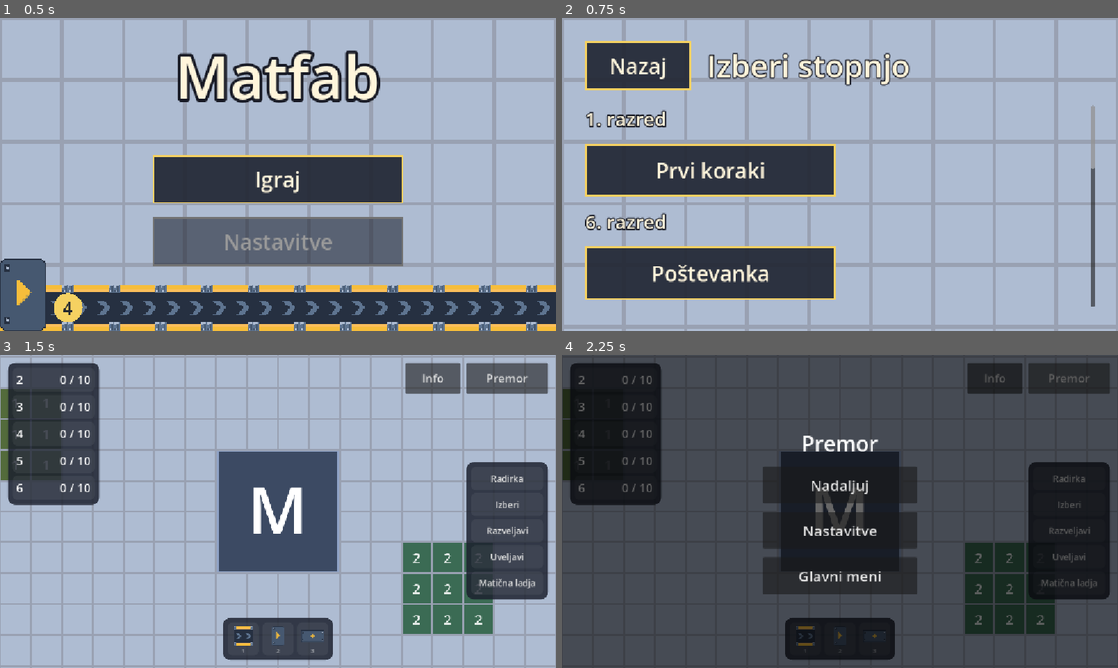
Above: before the commit, frames 1-4 (two rows, left to right).
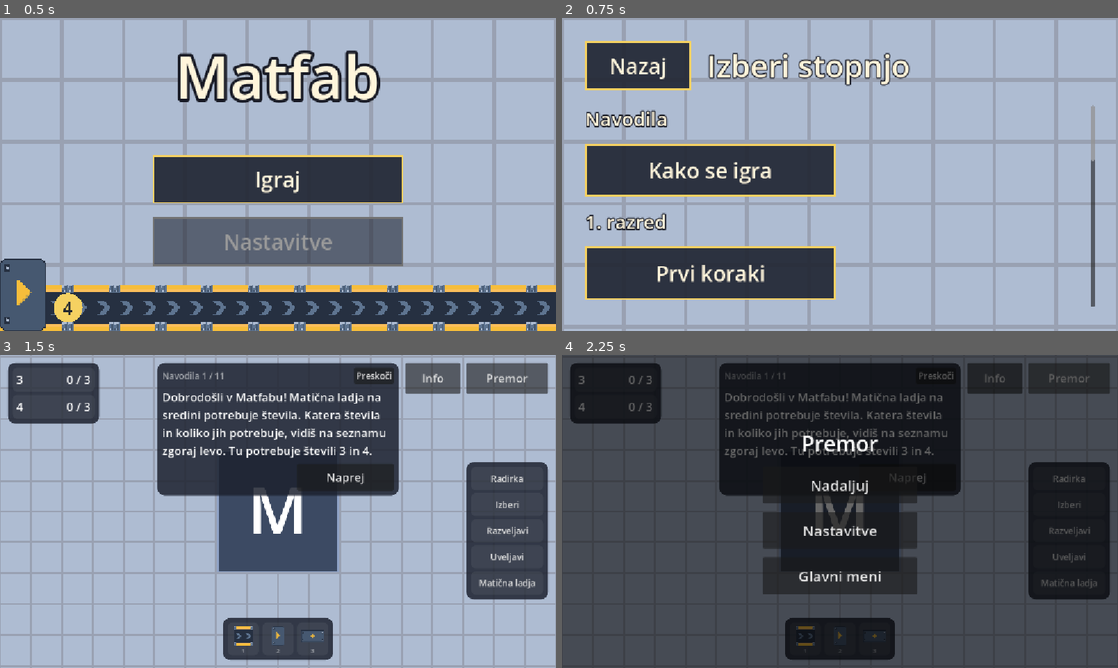
Above: after the commit, the same moments.

Repository: Maksim3l/MatFab
Game: Godot game, scene res://ui/main_menu.tscn
The game is run twice, just before and just after one commit, with the same random seed, the same clock (stepped at 60 frames per second) and the same inputs.
Inputs (mouse positions are in pixels of both pictures, inside the frame that each line leads up to):
- Up to frame 1 (0.5 s): no input
- Up to frame 2 (0.75 s): click "Igraj" at 0.5 s
- Up to frame 3 (1.5 s): click (150, 508) at 1.25 s, where only the run after the commit has a clickable "Kako se igra"
- Up to frame 4 (2.25 s): click "Premor" at 2 s

Frame 1 is identical in both runs. In frame 2, 2.0% of the frame differs, in the area x 4-96%, y 29-85%; in frame 3, 27%, in the area x 0-89%, y 2-90%; in frame 4, 22%.

Commit message:
Data: Add Kako se igra tutorial level under Navodila
Co-Authored-By: Claude Opus 5.5 <noreply@anthropic.com>

Diff:
--- /dev/null
+++ b/data/levels/r0_01.tres
@@ -0,0 +1,92 @@
+[gd_resource type="Resource" script_class="LevelDef" format=3]
+
+[ext_resource type="Script" path="res://data/schema/building_def.gd" id="1_building"]
+[ext_resource type="Resource" path="res://data/blocks/conveyor.tres" id="2_conveyor"]
+[ext_resource type="Resource" path="res://data/blocks/miner.tres" id="3_miner"]
+[ext_resource type="Resource" path="res://data/blocks/sum.tres" id="4_sum"]
+[ext_resource type="Script" path="res://data/schema/ore_patch.gd" id="5_ore"]
+[ext_resource type="Script" path="res://data/schema/tutorial_step.gd" id="6_step"]
+[ext_resource type="Script" path="res://data/schema/level_def.gd" id="7_level"]
+
+[sub_resource type="Resource" id="Resource_ore1"]
+script = ExtResource("5_ore")
+cell = Vector2i(-2, 9)
+
+[sub_resource type="Resource" id="Resource_ore2"]
+script = ExtResource("5_ore")
+value = 2
+cell = Vector2i(1, 9)
+
+[sub_resource type="Resource" id="TutorialStep_01"]
+script = ExtResource("6_step")
+text = "Dobrodošli v Matfabu! Matična ladja na sredini potrebuje števila. Katera števila in koliko jih potrebuje, vidiš na seznamu zgoraj levo. Tu potrebuje števili 3 in 4."
+
+[sub_resource type="Resource" id="TutorialStep_02"]
+script = ExtResource("6_step")
+text = "Pod ladjo sta rudi s številoma 1 in 2. Najprej potrebuješ rudarja. Tapni ga v vrstici spodaj ali pritisni tipko 2."
+goal = 1
+block = ExtResource("3_miner")
+
+[sub_resource type="Resource" id="TutorialStep_03"]
+script = ExtResource("6_step")
+text = "Postavi enega rudarja na rudo s številom 1 in drugega tik ob njem na rudo s številom 2. Rudar koplje število, na katerem stoji, in ga pošlje navzgor. Namig: če želiš rudarja zasukati, ga ponovno tapni v vrstici spodaj in nato pritisni Zasukaj."
+goal = 2
+block = ExtResource("3_miner")
+amount = 2
+
+[sub_resource type="Resource" id="TutorialStep_04"]
+script = ExtResource("6_step")
+text = "Ladja potrebuje 3, rudarja pa kopljeta 1 in 2. Števili moraš sešteti: 1 + 2 = 3."
+
+[sub_resource type="Resource" id="TutorialStep_05"]
+script = ExtResource("6_step")
+text = "Izberi seštevalnik. Tapni ga v vrstici spodaj ali pritisni tipko 3."
+goal = 1
+block = ExtResource("4_sum")
+
+[sub_resource type="Resource" id="TutorialStep_06"]
+script = ExtResource("6_step")
+text = "Seštevalnik postavi tik nad oba rudarja, da vsak rudar pošlje svoje število v en vhod seštevalnika."
+goal = 2
+block = ExtResource("4_sum")
+
+[sub_resource type="Resource" id="TutorialStep_07"]
+script = ExtResource("6_step")
+text = "Zdaj izberi tekoči trak. Tapni ga v vrstici spodaj ali pritisni tipko 1."
+goal = 1
+block = ExtResource("2_conveyor")
+
+[sub_resource type="Resource" id="TutorialStep_08"]
+script = ExtResource("6_step")
+text = "S prstom povleci trak od seštevalnika navzgor do matične ladje. Trak nosi števila v smeri, v katero vlečeš."
+goal = 2
+block = ExtResource("2_conveyor")
+amount = 3
+
+[sub_resource type="Resource" id="TutorialStep_09"]
+script = ExtResource("6_step")
+text = "Počakaj, da prvo število 3 prispe do ladje."
+goal = 3
+
+[sub_resource type="Resource" id="TutorialStep_10"]
+script = ExtResource("6_step")
+text = "Bravo! Ladja potrebuje še število 4, to je 2 + 2. Postavi dva rudarja drug ob drugem na rudo s številom 2, nad njiju drug seštevalnik, izhod pa s trakom poveži z ladjo."
+goal = 2
+block = ExtResource("4_sum")
+amount = 2
+
+[sub_resource type="Resource" id="TutorialStep_11"]
+script = ExtResource("6_step")
+text = "Odlično, zdaj znaš igrati! Zberi vse trojke in štirice. Če pozabiš, kaj dela kakšen blok, tapni Info zgoraj desno."
+
+[resource]
+script = ExtResource("7_level")
+title = "Kako se igra"
+grade = 0
+ore_patches = Array[ExtResource("5_ore")]([SubResource("Resource_ore1"), SubResource("Resource_ore2")])
+goals = Dictionary[int, int]({
+3: 3,
+4: 3
+})
+buildable = Array[ExtResource("1_building")]([ExtResource("2_conveyor"), ExtResource("3_miner"), ExtResource("4_sum")])
+tutorial = Array[ExtResource("6_step")]([SubResource("TutorialStep_01"), SubResource("TutorialStep_02"), SubResource("TutorialStep_03"), SubResource("TutorialStep_04"), SubResource("TutorialStep_05"), SubResource("TutorialStep_06"), SubResource("TutorialStep_07"), SubResource("TutorialStep_08"), SubResource("TutorialStep_09"), SubResource("TutorialStep_10"), SubResource("TutorialStep_11")])
--- /dev/null
+++ b/tests/game/test_tutorial.gd
@@ -0,0 +1,114 @@
+extends GutTest
+
+var sim: Simulation
+var miner: BuildingDef
+
+
+func before_each() -> void:
+	sim = Simulation.from_level(Registry.levels[&"r1_01"], Registry.buildings)
+	miner = Registry.buildings[&"miner"]
+
+
+func make_step(goal: TutorialStep.Goal, block: BuildingDef = null, amount := 1) -> TutorialStep:
+	var step := TutorialStep.new()
+	step.goal = goal
+	step.block = block
+	step.amount = amount
+	return step
+
+
+func make_tutorial(steps: Array[TutorialStep]) -> Tutorial:
+	var tutorial := Tutorial.new(steps)
+	watch_signals(tutorial)
+	return tutorial
+
+
+func test_read_waits_for_next() -> void:
+	var tutorial := make_tutorial([make_step(TutorialStep.Goal.READ)])
+	tutorial.update(sim, miner)
+	assert_eq(tutorial.index, 0)
+	tutorial.next()
+	assert_true(tutorial.is_finished())
+	assert_signal_emit_count(tutorial, "finished", 1)
+
+
+func test_select_finishes_when_the_block_is_the_tool() -> void:
+	var tutorial := make_tutorial([make_step(TutorialStep.Goal.SELECT, miner)])
+	tutorial.update(sim, null)
+	tutorial.update(sim, Registry.buildings[&"conveyor"])
+	assert_eq(tutorial.index, 0)
+	tutorial.update(sim, miner)
+	assert_true(tutorial.is_finished())
+
+
+func test_place_counts_buildings_of_the_block() -> void:
+	var conveyor: BuildingDef = Registry.buildings[&"conveyor"]
+	var tutorial := make_tutorial([make_step(TutorialStep.Goal.PLACE, conveyor, 2)])
+	sim.place(&"conveyor", Vector2i(6, 6), 0)
+	tutorial.update(sim, null)
+	assert_eq(tutorial.index, 0)
+	sim.place(&"conveyor", Vector2i(6, 7), 0)
+	tutorial.update(sim, null)
+	assert_true(tutorial.is_finished())
+
+
+func test_deliver_counts_goal_numbers_the_mothership_received() -> void:
+	var tutorial := make_tutorial([make_step(TutorialStep.Goal.DELIVER)])
+	sim.tracker.receive(1)
+	tutorial.update(sim, null)
+	assert_eq(tutorial.index, 0, "1 is not a goal of r1_01")
+	sim.tracker.receive(2)
+	tutorial.update(sim, null)
+	assert_true(tutorial.is_finished())
+
+
+func test_steps_done_early_are_skipped_together() -> void:
+	var tutorial := make_tutorial([
+		make_step(TutorialStep.Goal.SELECT, miner),
+		make_step(TutorialStep.Goal.PLACE, miner),
+		make_step(TutorialStep.Goal.READ),
+	])
+	sim.place(&"miner", Vector2i(6, 3), 3)
+	tutorial.update(sim, miner)
+	assert_eq(tutorial.index, 2)
+	assert_signal_emit_count(tutorial, "step_changed", 2)
+
+
+func test_skip_finishes_once() -> void:
+	var tutorial := make_tutorial([make_step(TutorialStep.Goal.READ), make_step(TutorialStep.Goal.READ)])
+	tutorial.skip()
+	tutorial.skip()
+	tutorial.next()
+	assert_null(tutorial.current())
+	assert_signal_emit_count(tutorial, "finished", 1)
+
+
+# The layouts the r0_01 steps describe: two miners under a sum, a conveyor up into the mothership.
+func test_tutorial_level_layout_delivers_3_and_4() -> void:
+	var tutorial_sim := Simulation.from_level(Registry.levels[&"r0_01"], Registry.buildings)
+	assert_true(tutorial_sim.place(&"miner", Vector2i(0, 9), 0), "miner on 1")
+	assert_true(tutorial_sim.place(&"miner", Vector2i(1, 9), 0), "miner on 2")
+	assert_true(tutorial_sim.place(&"miner", Vector2i(2, 9), 0), "second miner on 2")
+	assert_true(tutorial_sim.place(&"miner", Vector2i(3, 9), 0), "third miner on 2")
+	assert_true(tutorial_sim.place(&"sum", Vector2i(0, 8), 0), "1 + 2")
+	assert_true(tutorial_sim.place(&"sum", Vector2i(2, 8), 0), "2 + 2")
+	for x in [0, 2]:
+		for y in [7, 6, 5, 4]:
+			assert_true(tutorial_sim.place(&"conveyor", Vector2i(x, y), 0))
+	for i in 100:
+		tutorial_sim.step()
+	assert_gt(tutorial_sim.tracker.received.get(3, 0), 0)
+	assert_gt(tutorial_sim.tracker.received.get(4, 0), 0)
+
+
+func test_only_the_tutorial_level_has_a_tutorial() -> void:
+	for level in Registry.levels_sorted:
+		assert_eq(level.tutorial.is_empty(), level.id != &"r0_01", "%s" % level.id)
+
+
+func test_level_tutorials_only_wait_for_buildable_blocks() -> void:
+	for level in Registry.levels_sorted:
+		for step in level.tutorial:
+			assert_ne(step.text, "", "%s has a step without text" % level.id)
+			if step.goal in [TutorialStep.Goal.SELECT, TutorialStep.Goal.PLACE]:
+				assert_true(level.buildable.has(step.block), "%s waits for a block it does not offer" % level.id)
--- a/tests/ui/test_level_groups.gd
+++ b/tests/ui/test_level_groups.gd
@@ -36,3 +36,4 @@
 
 func test_grade_title() -> void:
 	assert_eq(LevelGroups.grade_title(1), "1. razred")
+	assert_eq(LevelGroups.grade_title(0), "Navodila")
--- a/ui/level_groups.gd
+++ b/ui/level_groups.gd
@@ -12,5 +12,6 @@
 	return groups
 
 
+# Grade 0 holds the tutorial level, which comes before every grade.
 static func grade_title(grade: int) -> String:
-	return "%d. razred" % grade
+	return "Navodila" if grade == 0 else "%d. razred" % grade
Not shown, added: tests/game/test_tutorial.gd.uid
